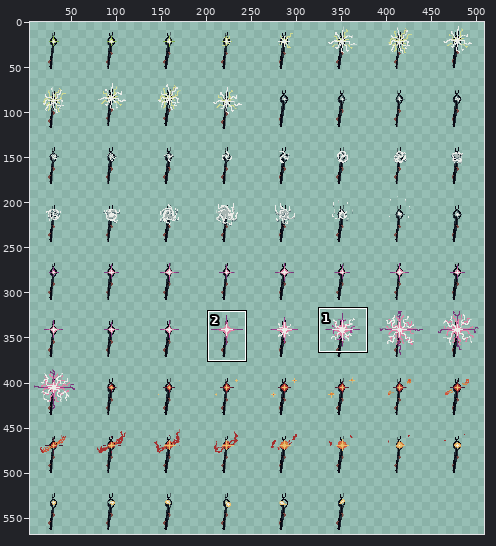
Edited in one commit: sprite sheet (Newton/player/staff-ss.png). Above, an overview of the earlier version with the close-up marked.
Close-up. Before the commit:
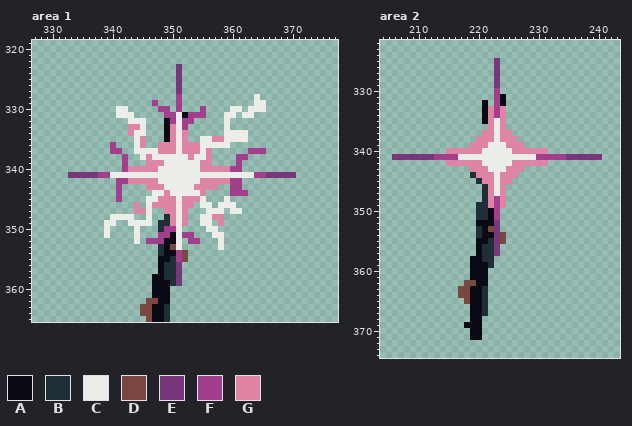
The file is 512x576 pixels. Colours within 5 levels of each other are drawn and written as one. Shown: area 1: x 327..377, y 319..365; area 2: x 204..243, y 322..374. The wide view leaves out empty margins. The commit also changed other parts of the picture, which this record leaves out.
Palette (. is transparent): A #090a14  B #202e37  C #ebede9  D #7a4841  E #7a367b  F #a23e8c  G #df84a5
Pixels before, area 1, first column x 333:
323 ..................E...................
324 ..................E...................
325 ..................E...................
326 ..................E...................
327 ..................E...................
328 ..................F............C......
329 ..............F...F............CC.....
330 ........CC.....FF.F...F....CC.CCC.....
331 ........CCC.....FFCAFFF...CC.CC.......
332 ..........CCC...AFCFF.....C...........
333 ..........GGC...AGCF......C...........
334 ..........GCC...AGCG......CCCC........
335 ...........CG...AGCG..CCGGCCCC........
336 .......F...CG..GGGCGGGCCCCC...........
337 .......FF..CCCCGGGCGGGCG......FFF.....
338 .........F..CGCCCCCCGCCG....FF........
339 .........F...GGGCCCCCCGG....F.........
340 .........FGGGGGCCCCCCCGGGGGFF.........
341 EEEEEFFCCCCCCCCCCCCCCCCCCCCCCCCFFEEEEE
342 ........FFGGGGGCCCCCCCGGGGGFF.........
343 ........F....GGGCCCCCGGGG..FF.........
344 ........F.....CCGCCCCCG....FFF........
345 ........F....CCGGGCGGGC...C...........
346 ...........G.CGGGGCGG.CC.CCC..........
347 ...........GGC..GGCG...CCC.CC.........
348 .......CCCC..C..BGCG..CCGG............
349 ......CC..CCCC.BBGCG..CC.G............
350 ......C....C...BFFC....CC.............
351 ......C....C...FFACFF...CC............
352 ...........C.FFFAAC.FF...C............
353 ...............BADC......C............
354 ...............BAAFD..................
355 ...............AABFD..................
356 ...............ABBE...................
357 ...............ABBE...................
358 ..............AABBE...................
359 ..............AAABE...................
360 ..............AAA.....................
361 ..............AAA.....................
362 .............DDAA.....................
363 ............DDAAB.....................
364 ............DDAAB.....................
365 .............DAAB.....................
Pixels before, area 2, first column x 206:
325 .................E.................
326 .................E.................
327 .................E.................
328 .................E.................
329 .................E.................
330 .................F.................
331 .................FA................
332 ...............A.FA................
333 ...............AGFG................
334 ...............AGFG................
335 ...............AGCG................
336 ................GCG................
337 ...............GGCGG...............
338 ..............GGGCGGG..............
339 .............GGGCCCGGG.............
340 .........GGGGGGCCCCCGGGGGG.........
341 EEEEEEEFFFFCCCCCCCCCCCCCFFFFFEEEEEE
342 .........GGGGGGCCCCCGGGGGG.........
343 .............GGGCCCGGG.............
344 .............BGGGCGGG..............
345 ..............BGGCGG...............
346 ...............BGCG................
347 ...............BGCG................
348 ...............BGFG................
349 ..............BBGFG................
350 ..............BBAF.................
351 ..............BBAF.................
352 ..............AAAE.................
353 ..............BADE.................
354 ..............BAAED................
355 ..............AABED................
356 ..............ABBE.................
357 ..............ABBE.................
358 .............AABB..................
359 .............AAAB..................
360 .............AAA...................
361 .............AAA...................
362 ............DDAA...................
363 ...........DDAAB...................
364 ...........DDAAB...................
365 ............DAAB...................
366 .............AAB...................
367 .............AAB...................
368 .............AA....................
369 ............AAA....................
370 .............AA....................
371 .............AA....................
Once edited:
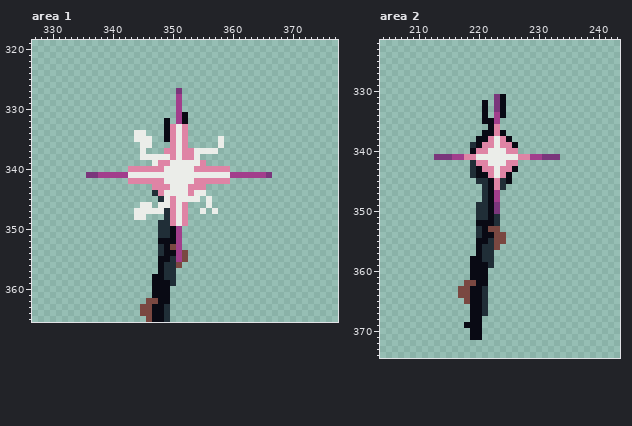
Change:
Area 1:
y 323..326: x 351 E -> .
y 328: x 364 C -> .
y 329: x 347 F -> .; x 364..365 CC -> ..
y 330: x 341..342 CC -> ..; x 348..349 FF -> ..; x 355 F -> .; x 360..361 CC -> ..; x 363..365 CCC -> ...
y 331: x 341..343 CCC -> ...; x 349..351 FFC -> ..F; x 353..355 FFF -> ...; x 359..360 CC -> ..; x 362..363 CC -> ..
y 332: x 343..345 CCC -> ...; x 350..353 FCFF -> .FA.; x 359 C -> .
y 333: x 343..345 GGC -> ...; x 352 F -> G; x 359 C -> .
y 334: x 343 G -> .; x 359..362 CCCC -> ....
y 335: x 345..346 G. -> CC; x 355..362 CCGGCCCC -> ...C....
y 336: x 340 F -> .; x 344..346 CG. -> .CC; x 348..349 GG -> ..; x 353..357 GGCCC -> .....; x 359 C -> .
y 337: x 340..341 FF -> ..; x 344 C -> .; x 346..348 CCG -> ...; x 354 G -> C; x 356..357 G. -> CC; x 363..365 FFF -> ...
y 338: x 342 F -> .; x 346 G -> C; x 350 C -> G; x 352 C -> G; x 355..356 CG -> ..; x 361..362 FF -> ..
y 339: x 342 F -> .; x 346..347 GG -> .C; x 349 C -> G; x 356 G -> .; x 361 F -> .
y 340: x 342 F -> .; x 348 C -> G; x 354 C -> G; x 360..361 FF -> ..
y 341: x 333..335 EEE -> ...; x 340..342 CCC -> FFF; x 360..363 CCCC -> FFFF; x 367..370 EEEE -> ....
y 342: x 341..342 FF -> ..; x 348 C -> G; x 354 C -> G; x 360..361 FF -> ..
y 343: x 341 F -> .; x 346 G -> .; x 349 C -> G; x 353 C -> G; x 356..357 GG -> ..; x 360..361 FF -> ..
y 344: x 341 F -> .; x 347..349 CCG -> BGC; x 353 C -> G; x 355 G -> C; x 360..362 FFF -> ...
y 345: x 341 F -> .; x 346..349 CCGG -> ..BC; x 352..356 GGGC. -> CCC.C; x 359 C -> .
y 346: x 344..345 G. -> .C; x 347..349 GGG -> .CC; x 353 G -> .; x 355 C -> .; x 358..360 CCC -> ...
y 347: x 344..345 GG -> CC; x 347..349 ..G -> CCB; x 355..356 .C -> C.; x 358 C -> .; x 360..361 CC -> ..
y 348: x 340..346 CCCC..C -> ....CC.; x 355..358 CCGG -> ....
y 349: x 339..340 CC -> ..; x 343..346 CCCC -> ....; x 355..356 CC -> ..; x 358 G -> .
y 350: x 339 C -> .; x 344 C -> .; x 349..351 FFC -> BAF; x 356..357 CC -> ..
y 351: x 339 C -> .; x 344 C -> .; x 348..349 FF -> BB; x 351..353 CFF -> F..; x 357..358 CC -> ..
y 352: x 344 C -> .; x 346..348 FFF -> ..A; x 351 C -> F; x 353..354 FF -> ..; x 358 C -> .
y 353: x 351 C -> F; x 358 C -> .
y 356: x 351 E -> D
y 357..359: x 351 E -> .
Area 2:
y 325..329: x 223 E -> .
y 330: x 223 F -> .
y 331..332: x 223 F -> E
y 333: x 222..224 GFG -> .EA
y 334: x 222 G -> .; x 224 G -> A
y 335: x 222..224 GCG -> AF.
y 336: x 222..224 GCG -> AG.
y 337: x 221..225 GGCGG -> AAGA.
y 338: x 220..221 GG -> AA; x 225..226 GG -> A.
y 339: x 219..220 GG -> BA; x 222 C -> G; x 224 C -> G; x 226..227 GG -> A.
y 340: x 215..219 GGGGG -> ....A; x 221 C -> G; x 225 C -> G; x 227..231 GGGGG -> .....
y 341: x 206..215 EEEEEEEFFF -> .......EEE; x 217..219 CCC -> FGG; x 227..229 CCC -> GGF; x 231..240 FFFFEEEEEE -> EEE.......
y 342: x 215..219 GGGGG -> ....B; x 221 C -> G; x 225 C -> G; x 227..231 GGGGG -> .....
y 343: x 219..220 GG -> BA; x 222 C -> G; x 224 C -> G; x 226..227 GG -> A.
y 344: x 220..221 GG -> AA; x 225..226 GG -> A.
y 345: x 221..225 GGCGG -> BAGBA
y 346: x 222..224 GCG -> AGB
y 347: x 222..224 GCG -> AF.
y 348: x 222 G -> A; x 224 G -> .
y 349: x 222..224 GFG -> AE.
y 350: x 223 F -> E
y 351: x 223 F -> B
y 352: x 223 E -> B
y 353..356: x 223 E -> D
y 357: x 223 E -> .
Boxes around the changes in both close-ups, in picture pixels (x1, y1, x2, y2):
changed: (104, 64, 296, 286)
erased: (68, 172, 86, 178)
changed: (392, 58, 602, 256)
